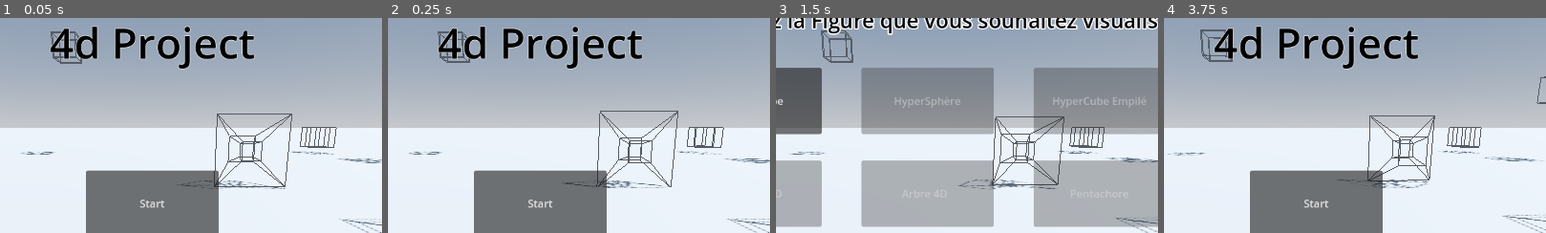
Above: before the commit, frames 1-4 (left to right).
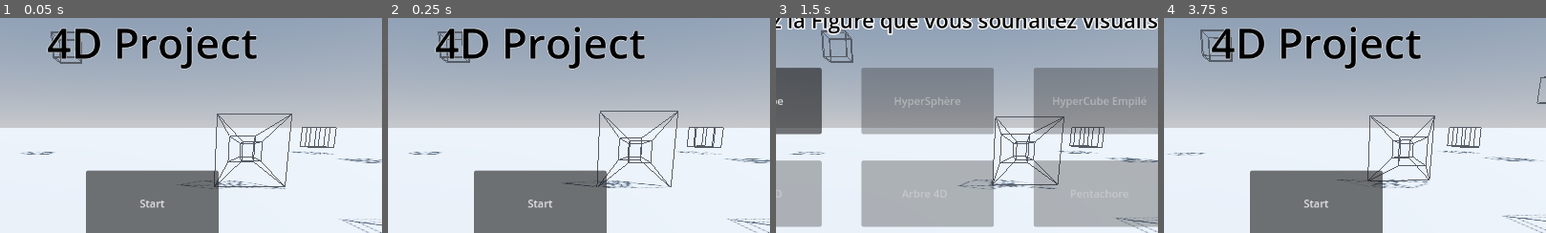
Above: after the commit, the same moments.

Repository: Stantrh/Projet_Tutore_4D_VR_KOMODZINSKI_RYSAK_TROHA
Game: Godot game, scene res://Scenes/main_menu_world.tscn
Two runs of this game, one before a commit and one after it. Both use one fixed random seed, a clock stepped at 60 frames per second and the inputs below.
Inputs (mouse positions are % of the whole screen's width and height, from its top left):
- Up to frame 1 (0.05 s): no input
- Up to frame 2 (0.25 s): no input
- Up to frame 3 (1.5 s): click "Start" at 0.5 s; move the mouse to (72, 45) at 1.27 s; hold D (move_right) from 1.28 s (still down); hold Middle mouse button (rotate) from 1.28 s (still down)
- Up to frame 4 (3.75 s): move the mouse to (30, 55) at 2.02 s; release D (move_right) at 2.03 s; release Middle mouse button (rotate) at 2.03 s; hold S (move_backward) 2.03-2.78 s; click (30, 55) at 2.1 s; move the mouse to (60, 28) at 2.77 s; hold D (move_right) 2.78-3.53 s; hold Middle mouse button (rotate) 2.78-3.53 s; move the mouse to (45, 70) at 3.52 s; hold W (move_forward) from 3.53 s (still down); click (45, 70) at 3.6 s
The pictures show only the part of the screen within x 30-80%, y 12-62%; the shares and areas given below are measured in that part.

The runs differ from the first frame. In frame 1, 2.9% of the frame differs, in the area x 12-68%, y 3-24%; in frame 2, 2.9%; in frame 3, nothing differs; in frame 4, 2.9%.

Commit message:
FIN itération 3

Diff:
--- a/app4d/Scenes/main_menu.tscn
+++ b/app4d/Scenes/main_menu.tscn
@@ -51,7 +51,7 @@
 
 [node name="Label" type="Label" parent="start/VBoxContainer"]
 layout_mode = 2
-text = "4d Project"
+text = "4D Project"
 label_settings = SubResource("LabelSettings_k2s5t")
 horizontal_alignment = 1
 
Not shown, added: fonctionnalitesCU.txt
